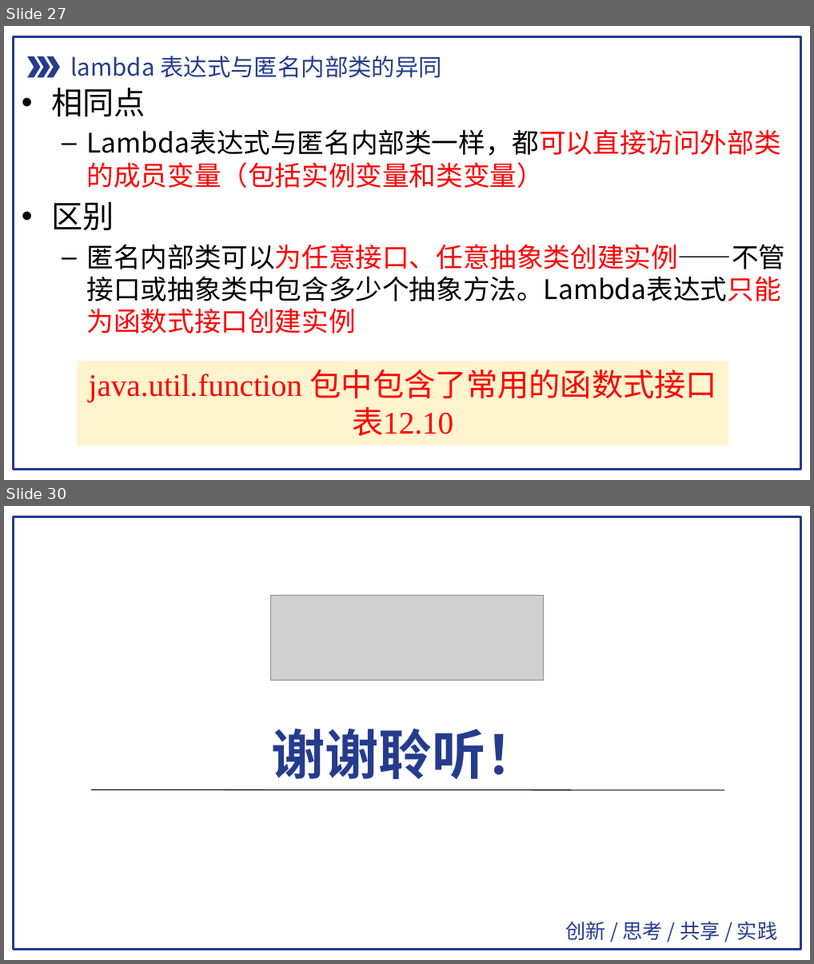
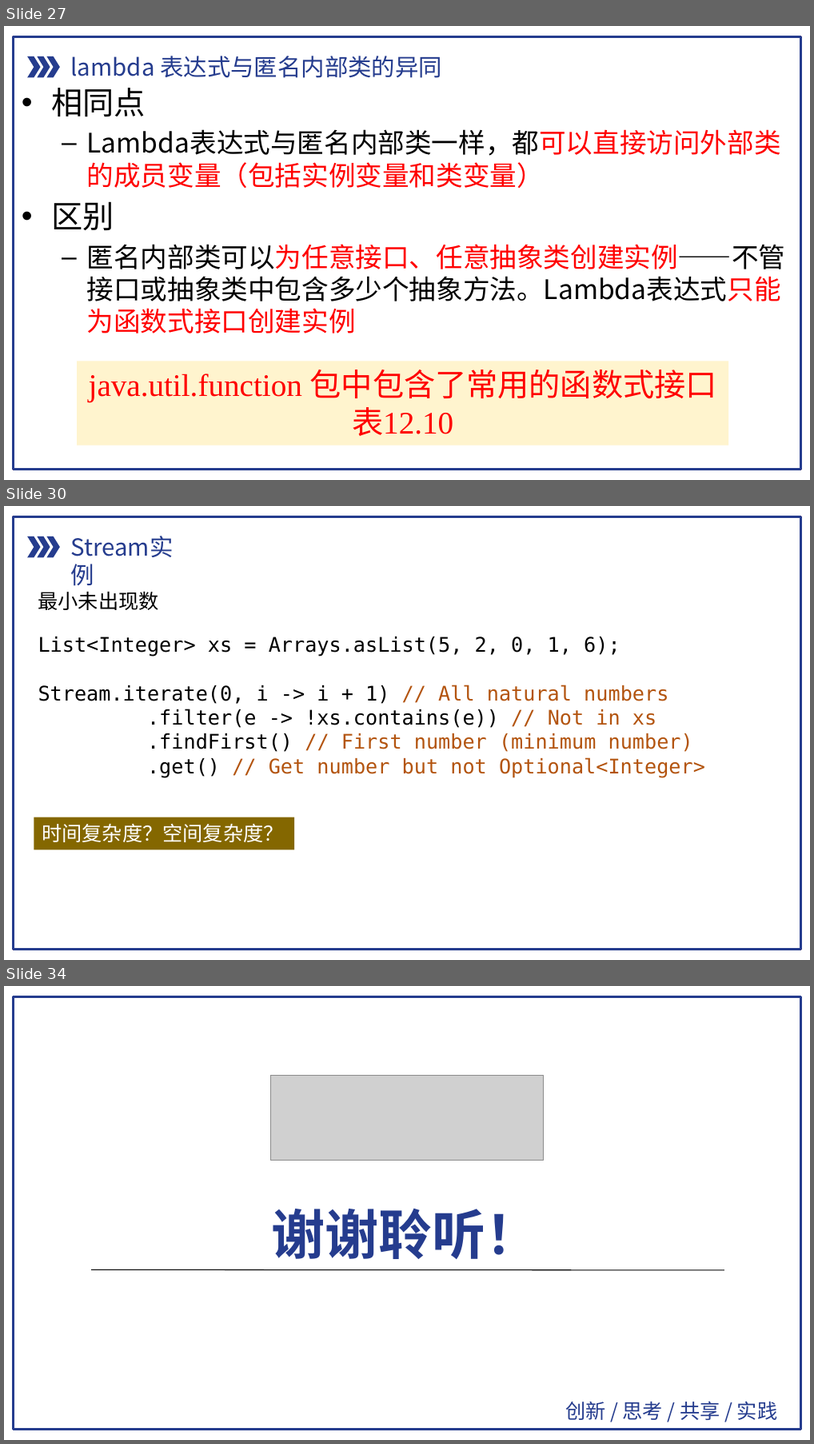
Before and after one commit to pdcxs/java-class-material, a slide deck: slides/08-Java面向对象编程-注解-反射-内部类-匿名内部类与Lambda表达式.pptx. Shown one above the other, each under a label of ours: slides 27 and 30 before the commit, slides 27, 30 and 34 after it; the slides between them are not shown. The pictures are 814x964 and 814x1444 pixels, drawn with LibreOffice and Linux fonts; fonts in the diff are those of the drawing; grey boxes stand for pictures. Boxes give left, top, right and bottom in pixels: in the first picture for what was removed or moved away, otherwise in the second. Text is boxed around its words. In the diff, an @@ line names an element or a change of style, - is before the commit and + after.

```diff
--- a/slides/08-Java面向对象编程-注解-反射-内部类-匿名内部类与Lambda表达式.pptx
+++ b/slides/08-Java面向对象编程-注解-反射-内部类-匿名内部类与Lambda表达式.pptx
@@ slide 30 added at [4, 506, 810, 960], background #FFFFFF; not listed: 1 template element that a slide beside it also shows @@
@@ rectangle added at [14, 517, 801, 948], outline #253C8E 2 pt @@
@@ group added at [27, 528, 202, 565]: 3 chevrons, 1 text @@
+Stream实例
@@ text added at [38, 591, 159, 610], 18 pt, text #000000 @@
+最小未出现数
@@ text added at [38, 636, 706, 778], 18 pt, text #000000 @@
+List<Integer> xs = Arrays.asList(5, 2, 0, 1, 6);
+Stream.iterate(0, i -> i + 1) // All natural numbers
+.filter(e -> !xs.contains(e)) // Not in xs
+.findFirst() // First number (minimum number)
+.get() // Get number but not Optional<Integer>
@@ rectangle added at [34, 817, 294, 849], fill #846700, 18 pt, text #FFFFFF @@
+时间复杂度？空间复杂度？
@@ what was slide 30 is now slide 34 @@
```
Also in this commit, not shown: 7 slides changed, 3 other slides added, 38 other files.
